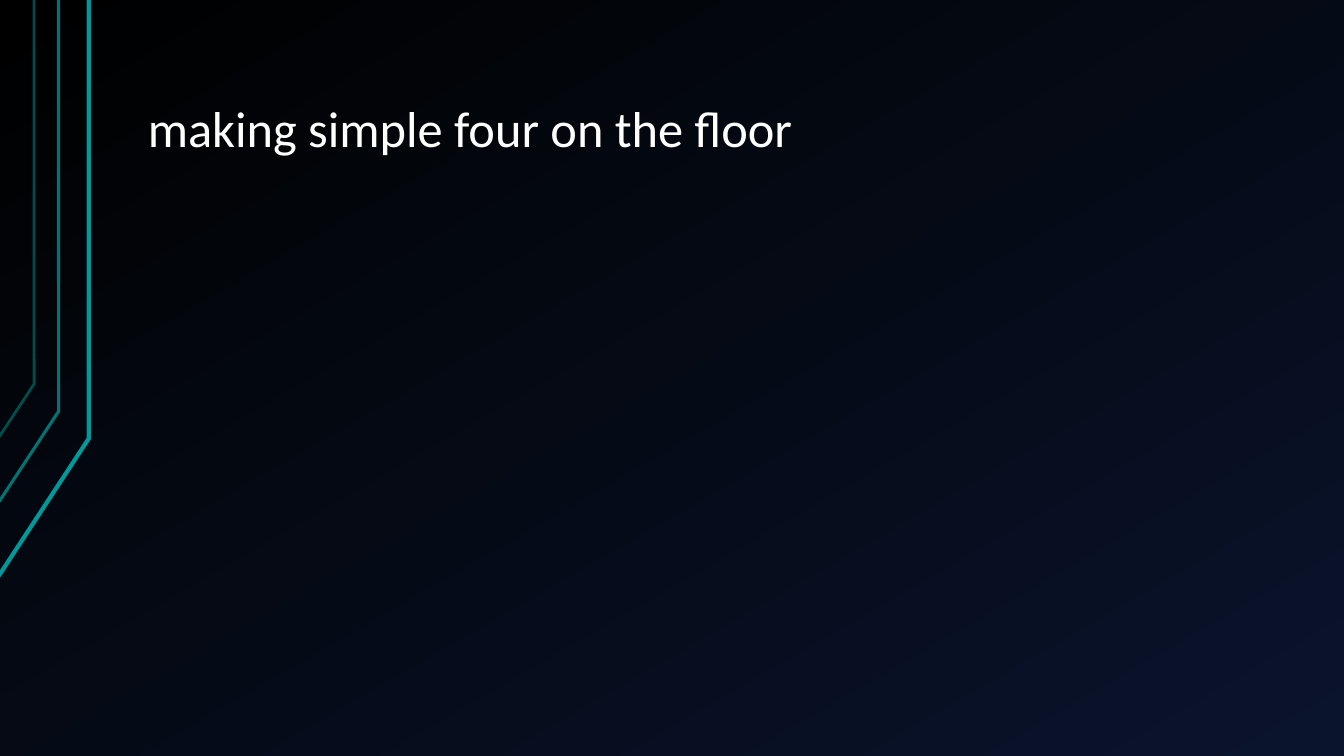
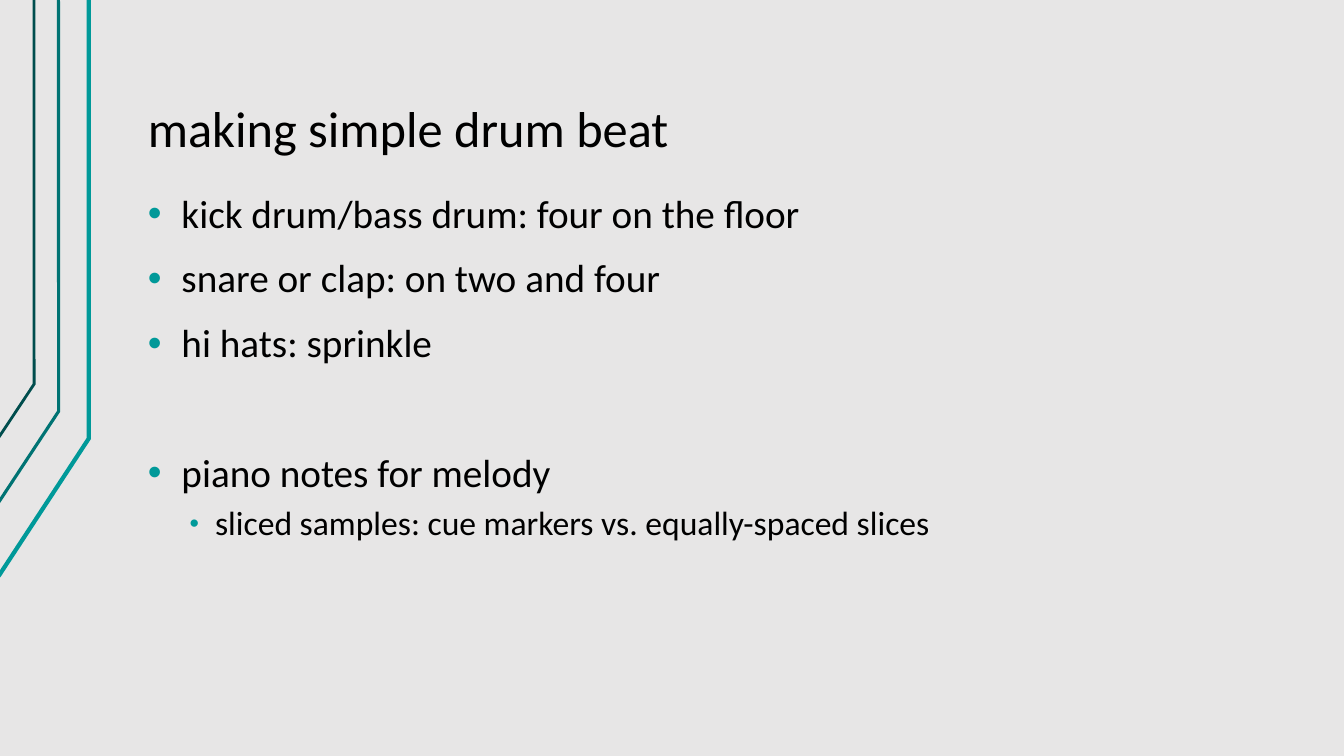
Before and after one commit to jegasus/m8-tracker-workshop, a slide deck: slide 20 of slides_v1.odp (slide 19 before the commit). Drawn at 1344x756 pixels with LibreOffice and Linux fonts; fonts in the diff are those of the drawing. Boxes give left, top, right and bottom in pixels: in the first picture for what was removed or moved away, otherwise in the second. Text is boxed around its words. In the diff, an @@ line names an element or a change of style, - is before the commit and + after.

```diff
--- a/slides_v1.odp
+++ b/slides_v1.odp
@@ background gradient #000000 to #0A142C to #E7E6E6 @@
@@ title at [148,112,668,156]: text changed; text colour #FFFFFF to #000000 @@
-making simple four on the floor
+making simple drum beat
@@ text added at [181,200,930,541], 28 pt, text #000000 @@
+• kick drum/bass drum: four on the floor
+• snare or clap: on two and four
+• hi hats: sprinkle
+• piano notes for melody
+  • sliced samples: cue markers vs. equally-spaced slices
```
Also in this commit, not shown: 29 other slides changed, 6 slides added.
